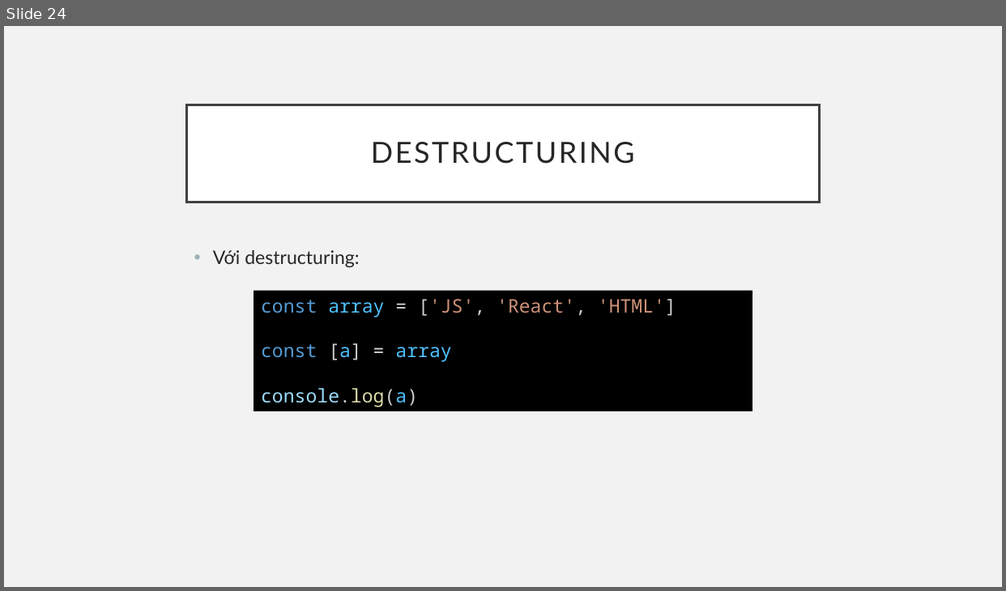
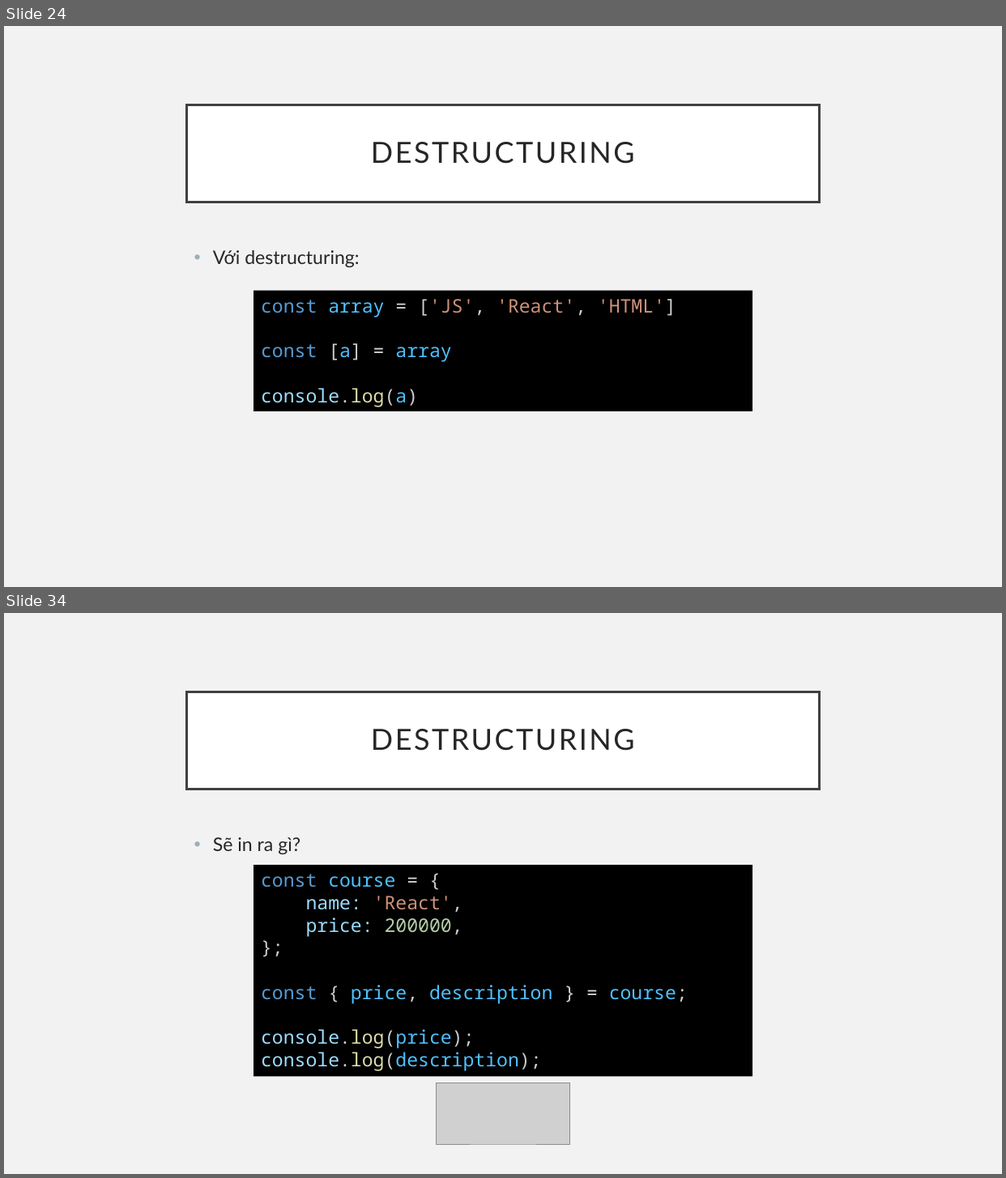
Before and after one commit to sobbingwind/React, a slide deck: ES6_2.pptx. Shown one above the other, each under a label of ours: slide 24 before the commit, slides 24 and 34 after it; the slides between them are not shown. The pictures are 1006x591 and 1006x1178 pixels, drawn with LibreOffice and Linux fonts; fonts in the diff are those of the drawing; grey boxes stand for pictures. Boxes give left, top, right and bottom in pixels: in the first picture for what was removed or moved away, otherwise in the second. Text is boxed around its words. In the diff, an @@ line names an element or a change of style, - is before the commit and + after.

```diff
--- a/ES6_2.pptx
+++ b/ES6_2.pptx
@@ slide 34 added at bbox=[4, 613, 1002, 1174], background #F2F2F2 @@
@@ title added at bbox=[187, 692, 819, 789], fill #FFFFFF, outline #404040 2.5 pt, 28 pt, text #262626 @@
+DESTRUCTURING
@@ text added at bbox=[213, 837, 300, 854], 18 pt, text #262626 @@
+• Sẽ in ra gì?
@@ rectangle added at bbox=[253, 865, 752, 1077], fill #000000, 18 pt, text #4FC1FF @@
+const course = {
+name: 'React',
+price: 200000,
+};
+const { price, description } = course;
+console.log(price);
+console.log(description);
@@ picture added at bbox=[436, 1083, 570, 1144] @@
```
Also in this commit, not shown: 47 other slides added.
